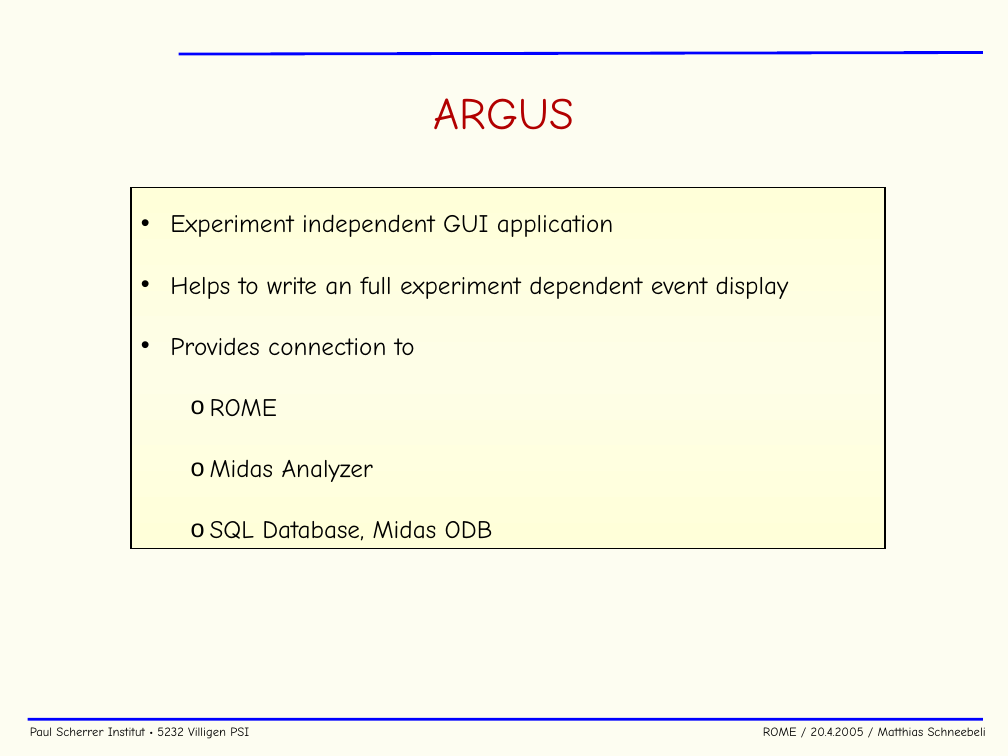
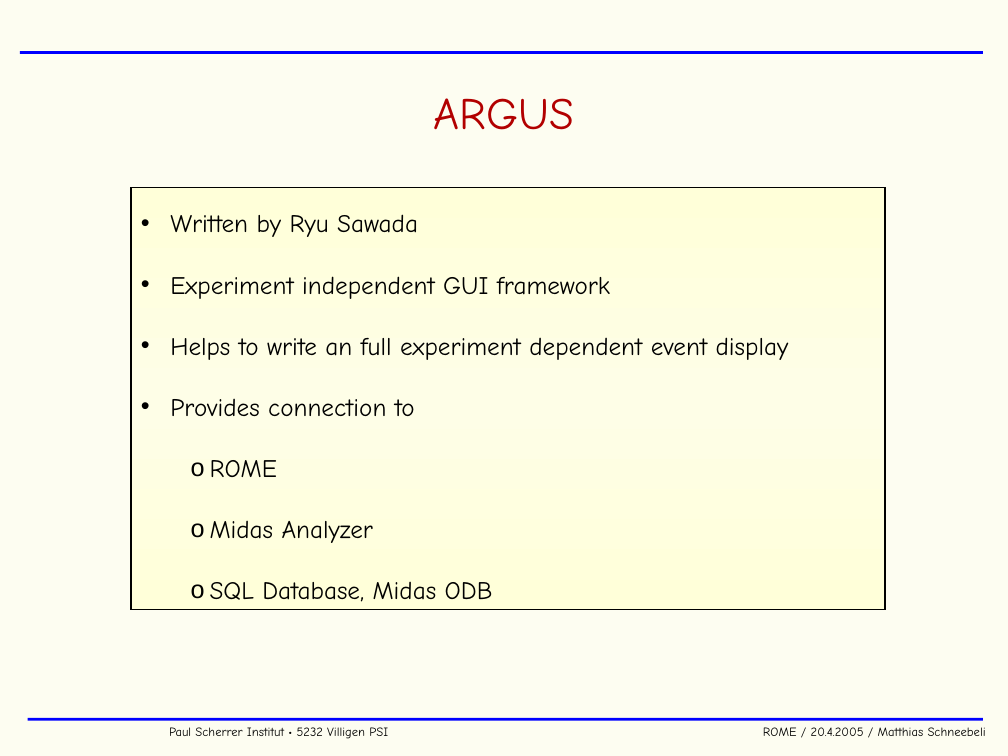
Before and after one commit to cjpl/rome, a slide deck: slide 32 of documentation/ROME.ppt (slide 33 before the commit). Drawn at 1008x756 pixels with LibreOffice and Linux fonts; fonts in the diff are those of the drawing; background and template pictures are left out. Boxes give left, top, right and bottom in pixels: in the first picture for what was removed or moved away, otherwise in the second. Text is boxed around its words. In the diff, an @@ line names an element or a change of style, - is before the commit and + after.

```diff
--- a/documentation/ROME.ppt
+++ b/documentation/ROME.ppt
@@ line moved from (178, 54) - (983, 52) to (20, 52) - (983, 52) @@
@@ rectangle "Written by Ryu Sawada": place and size @@
-rectangle "Written by Ryu Sawada" at box(131, 187, 885, 548)
+rectangle "Written by Ryu Sawada" at box(131, 187, 885, 610)
@@ text in rectangle at box(170, 214, 610, 299): text changed @@
-• Experiment independent GUI application
+• Written by Ryu Sawada
+• Experiment independent GUI framework
@@ text "Paul Scherrer Institut • 5232 ..." rewrapped from box(30, 727, 986, 739) to box(169, 727, 986, 739) @@
```
Also in this commit, not shown: 54 other slides changed, 1 slide added, 6 other files.
